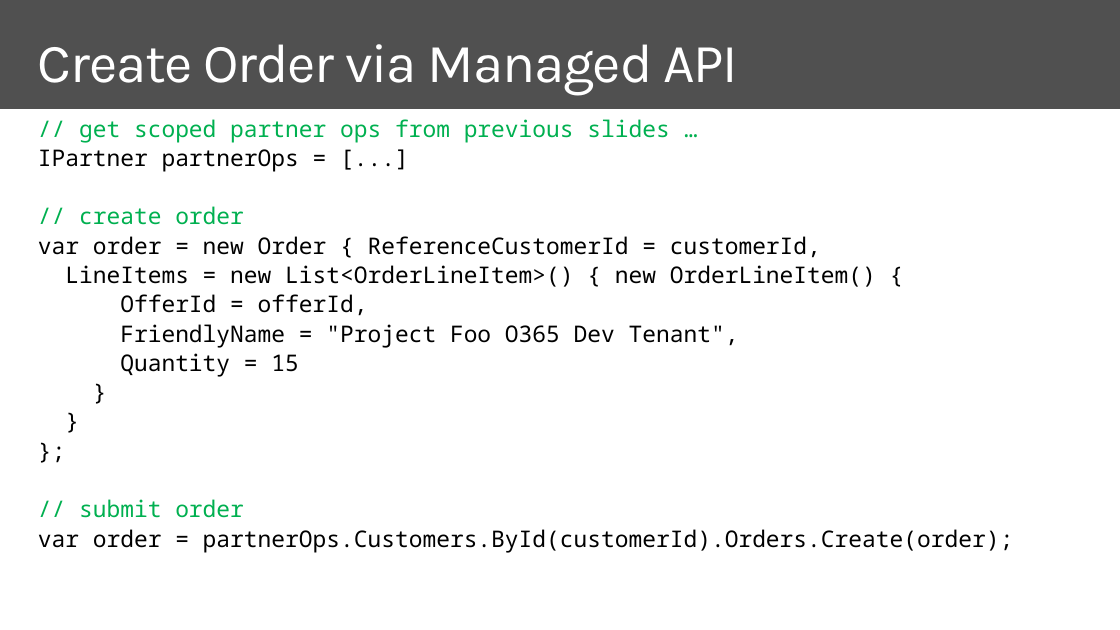
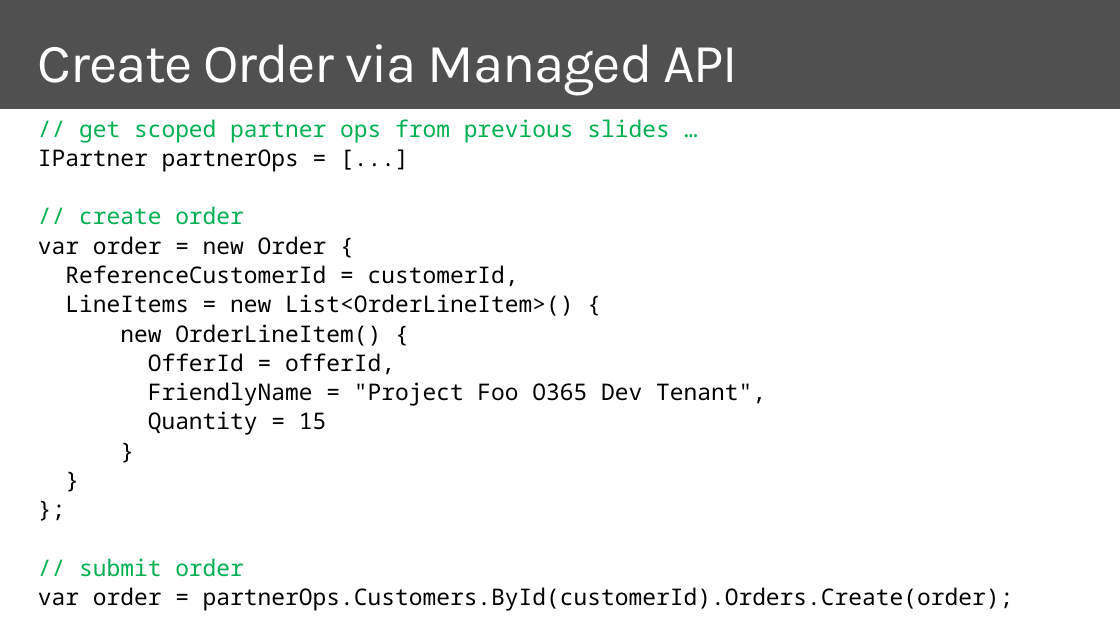
Before and after one commit to isabella232/training-course, a slide deck: slide 32 of mod-07-o365/mod-07-o365.pptx. Drawn at 1120x630 pixels with LibreOffice and Linux fonts; fonts in the diff are those of the drawing; background and template pictures are left out. Boxes give left, top, right and bottom in pixels: in the first picture for what was removed or moved away, otherwise in the second. Text is boxed around its words. In the diff, an @@ line names an element or a change of style, - is before the commit and + after.

```diff
--- a/mod-07-o365/mod-07-o365.pptx
+++ b/mod-07-o365/mod-07-o365.pptx
@@ text at [38,236,573,346]: text changed @@
-var order = new Order { ReferenceCustomerId = customerId,
-LineItems = new List<OrderLineItem>() { new OrderLineItem() {
+var order = new Order {
+ReferenceCustomerId = customerId,
+LineItems = new List<OrderLineItem>() {
+new OrderLineItem() {
```
Also in this commit, not shown: 1 other slide changed, 1 slide removed, 15 other files.
